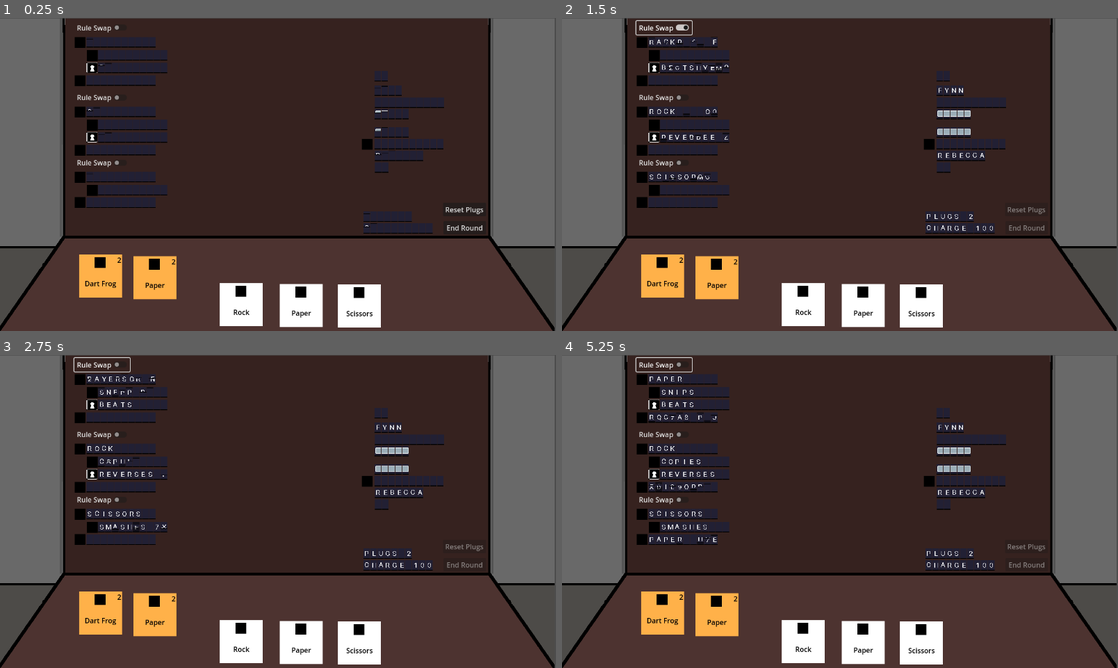
Above: before the commit, frames 1-4 (two rows, left to right).
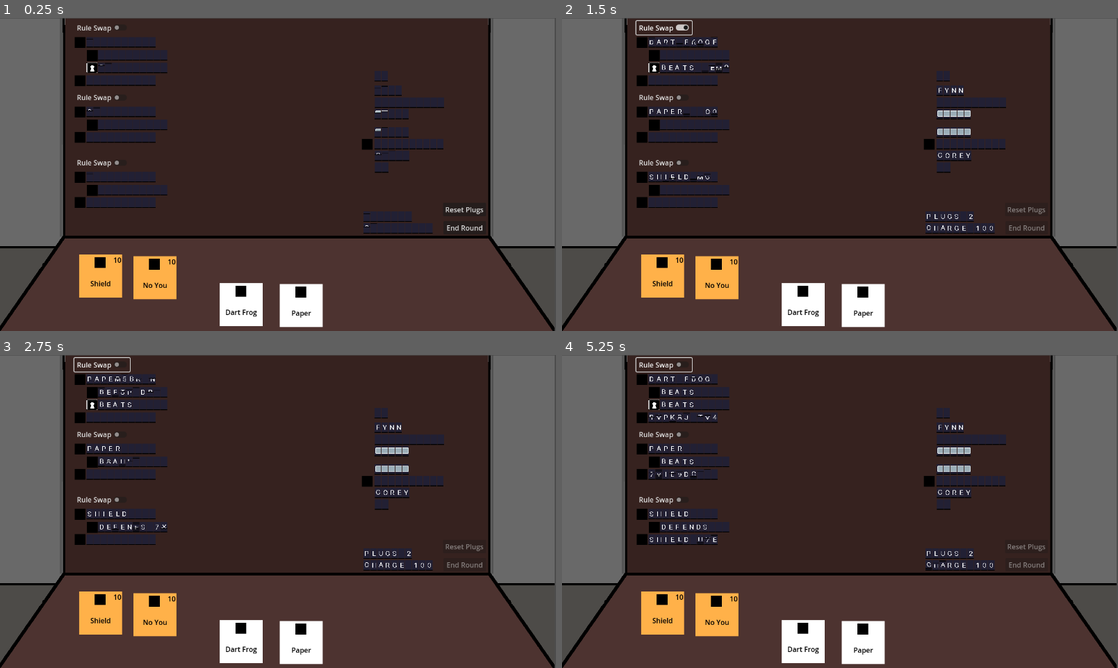
Above: after the commit, the same moments.

Repository: coreytbyrne/RPSGame
Game: Godot game, scene res://game_scenes/encounter/encounter.tscn
Two runs of this game, one before a commit and one after it. Both use one fixed random seed, a clock stepped at 60 frames per second and the inputs below. This scene is started directly instead of the project's main scene. The engine's default icon, where the game draws it, is replaced by a stand-in: a white triangle on a blue panel in a dark square.
Inputs (mouse positions are in pixels of both pictures, inside the frame that each line leads up to):
- Up to frame 1 (0.25 s): no input
- Up to frame 2 (1.5 s): click "End Round" at 0.5 s; click "Rule Swap" at 1.25 s
- Up to frame 3 (2.75 s): click "Rule Swap" at 2 s
- Up to frame 4 (5.25 s): click "Rule Swap" at 2.75 s; tap Enter at 3.5 s; move the mouse to (639, 380) at 3.52 s; press the mouse at (639, 380) at 3.53 s; move the mouse to (656, 392) at 4.27 s; release the mouse at (656, 392) at 4.28 s; click (656, 392) at 4.35 s; move the mouse to (639, 417) at 5.02 s; press the mouse at (639, 417) at 5.03 s

The runs differ from the first frame. In frame 1, 1.6% of the frame differs, in the area x 13-77%, y 36-99%; in frame 2, 1.8%; in frame 3, 1.8%; in frame 4, 2.1%, in the area x 13-77%, y 6-99%.

Commit message:
Fixed bug with plug sprite position

Diff:
--- a/entities/participant/opponent/opponent_preferences/test_opponent_preferences.tres
+++ b/entities/participant/opponent/opponent_preferences/test_opponent_preferences.tres
@@ -33,6 +33,7 @@
 [sub_resource type="Resource" id="Resource_d0e20"]
 script = ExtResource("1_mkm0v")
 winning_preference = 4
+losing_preference = 4
 metadata/_custom_type_script = "uid://b6o5xkxolvn1y"
 
 [sub_resource type="Resource" id="Resource_5mo3a"]
@@ -44,12 +45,13 @@
 [sub_resource type="Resource" id="Resource_75xsm"]
 script = ExtResource("1_mkm0v")
 winning_preference = 3
+losing_preference = 1
 metadata/_custom_type_script = "uid://b6o5xkxolvn1y"
 
 [sub_resource type="Resource" id="Resource_rq82m"]
 script = ExtResource("1_mkm0v")
 winning_preference = 1
-losing_preference = 1
+losing_preference = 2
 metadata/_custom_type_script = "uid://b6o5xkxolvn1y"
 
 [resource]
--- a/entities/plug_target/plug_target.gd
+++ b/entities/plug_target/plug_target.gd
@@ -17,6 +17,10 @@
 enum TARGET_TYPE {OBJECT, EFFECT}
 
 func _ready() -> void:
+	update_plug_sprite_position()
+
+
+func update_plug_sprite_position() -> void:
 	plug_sprite_position = $PlugSlot.global_position
 
 
--- a/entities/rule/rule.gd
+++ b/entities/rule/rule.gd
@@ -33,13 +33,14 @@
 	if rule_config.constant_effect != GameplayUtils.EFFECT.NONE:
 		#$StaticRule/Text.text = GameplayUtils.get_effect_name(rule_config.constant_effect)
 		#$StaticRule.visible = true
-		$SpinnerConstantEffect.update_word(GameplayUtils.get_effect_name(rule_config.constant_effect), 1, 5)
+		$SpinnerConstantEffect.update_word(GameplayUtils.get_effect_name(rule_config.constant_effect), 1, 3)
 
 	else:
 		$SpinnerConstantEffect.visible = false
 		$ConstantEffectSprite.visible = false
 		$SpinnerRight.position.y = $SpinnerConstantEffect.position.y
 		$RightTarget.position.y = $ConstantEffectSprite.position.y
+		$RightTarget.update_plug_sprite_position()
 
 
 	rule_intent = {
--- a/game_scenes/encounter/encounter.tscn
+++ b/game_scenes/encounter/encounter.tscn
@@ -57,7 +57,6 @@
 
 [node name="Player" parent="." instance=ExtResource("7_1kcpe")]
 position = Vector2(153, 7)
-participant_name = "Rebecca"
 
 [node name="DoseLocation" parent="Player" index="0"]
 position = Vector2(717, 256)
--- a/game_scenes/encounter/encounter_configs/test_encounter.tres
+++ b/game_scenes/encounter/encounter_configs/test_encounter.tres
@@ -1,23 +1,47 @@
-[gd_resource type="Resource" script_class="EncounterConfig" load_steps=11 format=3 uid="uid://dcy8ipl26k8dx"]
+[gd_resource type="Resource" script_class="EncounterConfig" load_steps=12 format=3 uid="uid://dcy8ipl26k8dx"]
 
 [ext_resource type="Script" uid="uid://bjdowbdjn3vcg" path="res://entities/cartridge/cartridge_config_base.gd" id="1_v7cu4"]
 [ext_resource type="Script" uid="uid://qhm0afqsyma5" path="res://game_scenes/encounter/encounter_configs/encounter_config_base.gd" id="2_nn4yx"]
 [ext_resource type="Resource" uid="uid://cgl7wwkbxxgc5" path="res://entities/cartridge/configs/rock_cartridge.tres" id="2_v7cu4"]
+[ext_resource type="Resource" uid="uid://h7e67t3yvwi3" path="res://entities/cartridge/configs/shield_cartridge.tres" id="3_rmxvs"]
 [ext_resource type="Resource" uid="uid://deesxaf4iww38" path="res://entities/cartridge/configs/paper_cartridge.tres" id="3_y41la"]
-[ext_resource type="Resource" uid="uid://ksr4gsxd78bf" path="res://entities/cartridge/configs/scissors_cartridge.tres" id="4_p0vx0"]
 [ext_resource type="Script" uid="uid://cfk5nrkdvl5ig" path="res://entities/rule/rule_configs/rule_configs.gd" id="5_ko5nk"]
 [ext_resource type="Resource" uid="uid://cb3gmitt1e1ge" path="res://entities/cartridge/configs/dart_frog_cartridge.tres" id="5_y41la"]
-[ext_resource type="Resource" uid="uid://bmks6y6boqbnq" path="res://entities/rule/rule_configs/paper_beats_rock.tres" id="6_p3r7q"]
-[ext_resource type="Resource" uid="uid://cdgqxguivf58" path="res://entities/rule/rule_configs/rock_beats_scissors.tres" id="7_s27cw"]
-[ext_resource type="Resource" uid="uid://batgj7s71f400" path="res://entities/rule/rule_configs/scissors_beats_paper.tres" id="8_s0aka"]
+[ext_resource type="Resource" uid="uid://nip2xaxsoor6" path="res://entities/cartridge/configs/no_you_cartridge.tres" id="6_v7cu4"]
+
+[sub_resource type="Resource" id="Resource_y41la"]
+script = ExtResource("5_ko5nk")
+left_object = 4
+effect = 1
+right_object = 2
+constant_effect = 1
+metadata/_custom_type_script = "uid://cfk5nrkdvl5ig"
+
+[sub_resource type="Resource" id="Resource_p0vx0"]
+script = ExtResource("5_ko5nk")
+left_object = 2
+effect = 1
+right_object = 6
+metadata/_custom_type_script = "uid://cfk5nrkdvl5ig"
+
+[sub_resource type="Resource" id="Resource_p3r7q"]
+script = ExtResource("5_ko5nk")
+left_object = 6
+effect = 1
+right_object = 4
+metadata/_custom_type_script = "uid://cfk5nrkdvl5ig"
 
 [resource]
 script = ExtResource("2_nn4yx")
-player_cartridges = Array[ExtResource("1_v7cu4")]([ExtResource("2_v7cu4"), ExtResource("3_y41la"), ExtResource("4_p0vx0")])
+player_cartridges = Array[ExtResource("1_v7cu4")]([ExtResource("5_y41la"), ExtResource("3_y41la")])
 player_disposable_transmitters = Dictionary[ExtResource("1_v7cu4"), int]({
-ExtResource("5_y41la"): 2,
-ExtResource("3_y41la"): 2
+ExtResource("3_rmxvs"): 10,
+ExtResource("6_v7cu4"): 10
 })
-opponent_cartridges = Array[ExtResource("1_v7cu4")]([ExtResource("2_v7cu4"), ExtResource("3_y41la"), ExtResource("4_p0vx0")])
-rules = Array[ExtResource("5_ko5nk")]([ExtResource("6_p3r7q"), ExtResource("7_s27cw"), ExtResource("8_s0aka")])
+opponent_cartridges = Array[ExtResource("1_v7cu4")]([ExtResource("3_y41la"), ExtResource("3_rmxvs")])
+opponent_disposable_cartridges = Dictionary[ExtResource("1_v7cu4"), int]({
+ExtResource("5_y41la"): 10,
+ExtResource("2_v7cu4"): 10
+})
+rules = Array[ExtResource("5_ko5nk")]([SubResource("Resource_y41la"), SubResource("Resource_p0vx0"), SubResource("Resource_p3r7q")])
 metadata/_custom_type_script = "uid://qhm0afqsyma5"
